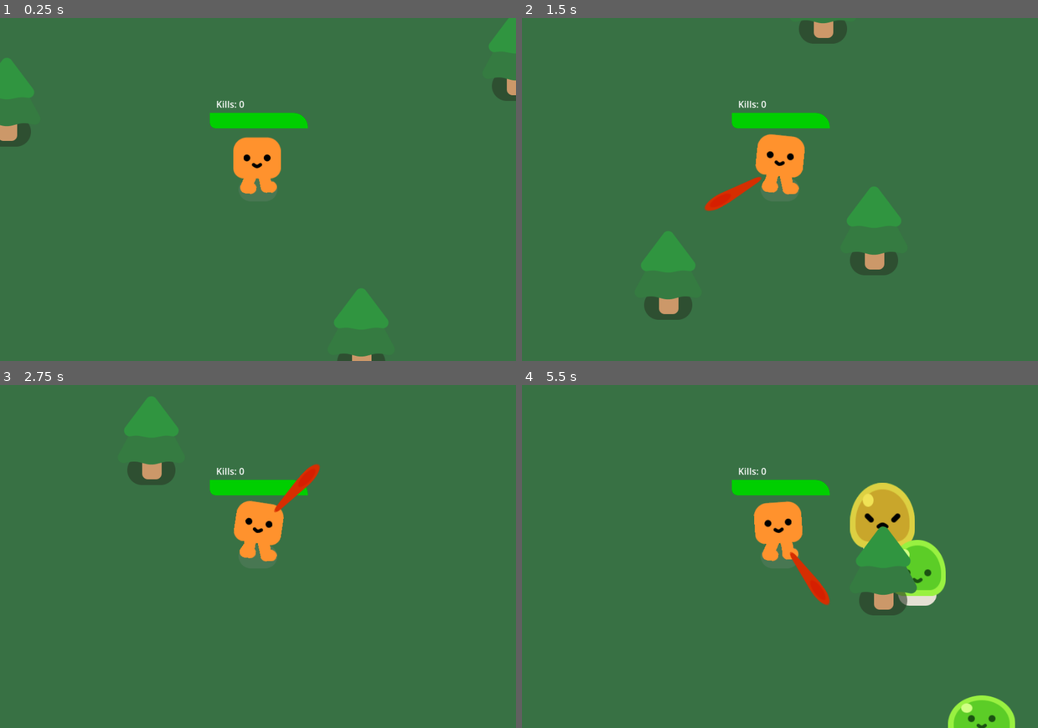
Above: before the commit, frames 1-4 (two rows, left to right).
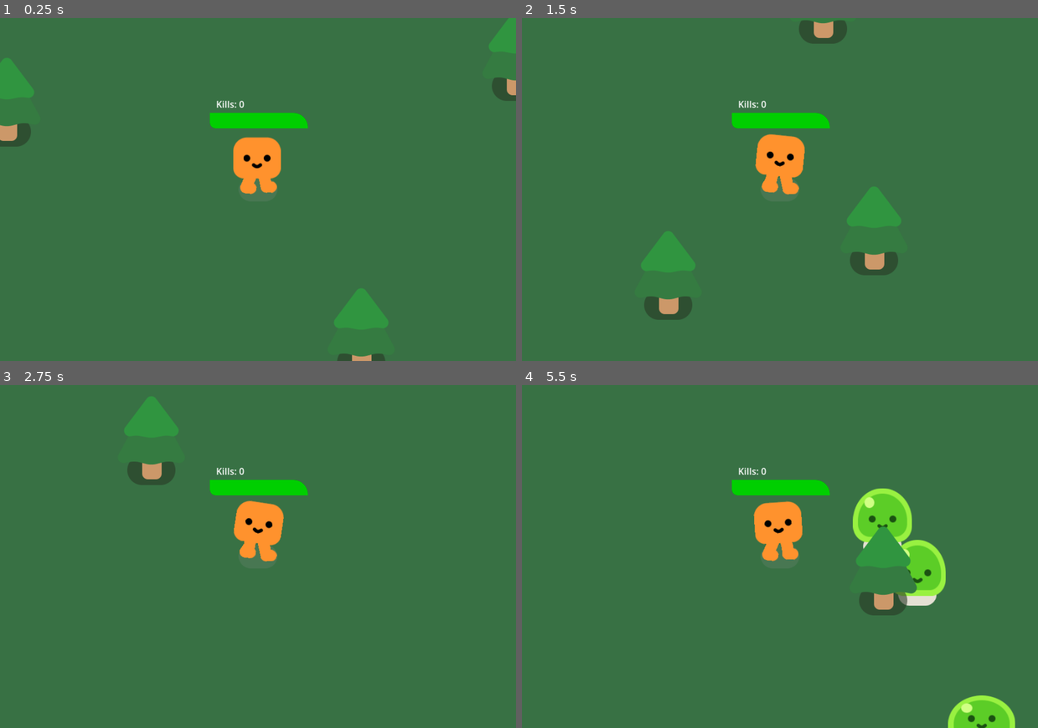
Above: after the commit, the same moments.

Repository: JoshWannaPaas/Survivors-Test
Game: Godot game, scene res://survivors_like.tscn
The game is run twice, just before and just after one commit, with the same random seed, the same clock (stepped at 60 frames per second) and the same inputs.
Inputs (mouse positions are in pixels of both pictures, inside the frame that each line leads up to):
- Up to frame 1 (0.25 s): no input
- Up to frame 2 (1.5 s): move the mouse to (893, 172) at 0.52 s; hold D (move_right) 0.53-1.28 s; hold Space (attack) 0.53-1.28 s; move the mouse to (676, 206) at 1.27 s; hold S (move_down) from 1.28 s (still down); tap Space (attack) at 1.35 s
- Up to frame 3 (2.75 s): move the mouse to (309, 481) at 2.02 s; release S (move_down) at 2.03 s; hold D (move_right) from 2.03 s (still down); hold Space (attack) from 2.03 s (still down)
- Up to frame 4 (5.5 s): move the mouse to (754, 625) at 2.77 s; release D (move_right) at 2.78 s; release Space (attack) at 2.78 s; hold W (move_up) 2.78-3.53 s; tap Space (attack) at 2.85, 4.35 s; move the mouse to (934, 607) at 3.52 s; hold Space (attack) 3.53-4.28 s; hold A (move_left) 3.53-5.03 s; move the mouse to (625, 505) at 4.27 s; move the mouse to (805, 556) at 5.02 s; hold S (move_down) from 5.03 s (still down); hold Space (attack) from 5.03 s (still down)

The runs differ from the first frame. In frame 1, less than 0.1% of the frame differs, in the area x 47-53%, y 39-44%; in frame 2, 0.4%; in frame 3, 0.4%; in frame 4, 2.2%, in the area x 47-77%, y 28-65%.

Commit message:
feat(gameplay): added stabbing combo

Diff:
--- a/player.gd
+++ b/player.gd
@@ -7,6 +7,7 @@
 @export var damage_rate: float = 10.0
 @export var killCount = 0
 var canAttack = true
+var test = 0
 
 
 func _process(delta: float) -> void:
@@ -19,14 +20,16 @@
 
 	if Input.is_action_pressed("attack"):
 		if canAttack:
-			canAttack = false
 			%WeaponCooldown.start()
+			print("Before attack: ", test)
 			const WEAPON = preload("res://sword.tscn")
 			var new_weapon = WEAPON.instantiate()
 			%WeaponAnchor.add_child(new_weapon)
+			print("After attack: ", test)
 			new_weapon.global_position = %WeaponAnchor.global_position
 			new_weapon.look_at(new_weapon.get_global_mouse_position())
 			new_weapon.set_rotation_degrees(new_weapon.get_rotation_degrees() + 90)
+			canAttack = false
 
 
 
@@ -46,4 +49,3 @@
 func _on_weapon_cooldown_timeout() -> void:
 	if canAttack == false:
 		canAttack = true
-		print("Can Attack!")
--- a/player.tscn
+++ b/player.tscn
@@ -69,6 +69,5 @@
 
 [node name="WeaponCooldown" type="Timer" parent="."]
 unique_name_in_owner = true
-wait_time = 0.25
 
 [connection signal="timeout" from="WeaponCooldown" to="." method="_on_weapon_cooldown_timeout"]
--- a/sword.gd
+++ b/sword.gd
@@ -1,8 +1,14 @@
 extends Area2D
+
+@onready var test = get_parent().get_parent().test
 
 func _ready() -> void:
 	var weaponAnim = %AnimationPlayer
-	weaponAnim.play("swing")
+	get_parent().get_parent().test += 1
+	if test % 2 == 0:
+		weaponAnim.play("swing")
+	else:
+		weaponAnim.play("stab")
 	await weaponAnim.animation_finished
 	queue_free()
 
--- a/sword.tscn
+++ b/sword.tscn
@@ -107,9 +107,63 @@
 "values": [-0.698132, 0.0, 0.698132]
 }
 
+[sub_resource type="Animation" id="Animation_5ov30"]
+resource_name = "stab"
+length = 0.2
+step = 0.02
+tracks/0/type = "value"
+tracks/0/imported = false
+tracks/0/enabled = true
+tracks/0/path = NodePath("Projectile:position")
+tracks/0/interp = 1
+tracks/0/loop_wrap = true
+tracks/0/keys = {
+"times": PackedFloat32Array(0, 0.1, 0.14, 0.18),
+"transitions": PackedFloat32Array(1, 1, 1, 1),
+"update": 0,
+"values": [Vector2(0, -75), Vector2(0, -125), Vector2(0, -130), Vector2(0, -125)]
+}
+tracks/1/type = "value"
+tracks/1/imported = false
+tracks/1/enabled = true
+tracks/1/path = NodePath("Projectile:rotation")
+tracks/1/interp = 1
+tracks/1/loop_wrap = true
+tracks/1/keys = {
+"times": PackedFloat32Array(0),
+"transitions": PackedFloat32Array(1),
+"update": 0,
+"values": [-1.57079]
+}
+tracks/2/type = "value"
+tracks/2/imported = false
+tracks/2/enabled = true
+tracks/2/path = NodePath("CollisionShape2D:position")
+tracks/2/interp = 1
+tracks/2/loop_wrap = true
+tracks/2/keys = {
+"times": PackedFloat32Array(0, 0.1, 0.14, 0.18),
+"transitions": PackedFloat32Array(1, 1, 1, 1),
+"update": 0,
+"values": [Vector2(0, -80), Vector2(0, -130), Vector2(0, -135), Vector2(0, -130)]
+}
+tracks/3/type = "value"
+tracks/3/imported = false
+tracks/3/enabled = true
+tracks/3/path = NodePath("CollisionShape2D:rotation")
+tracks/3/interp = 1
+tracks/3/loop_wrap = true
+tracks/3/keys = {
+"times": PackedFloat32Array(0),
+"transitions": PackedFloat32Array(1),
+"update": 0,
+"values": [0.0]
+}
+
 [sub_resource type="AnimationLibrary" id="AnimationLibrary_uu4vo"]
 _data = {
 "RESET": SubResource("Animation_517y2"),
+"stab": SubResource("Animation_5ov30"),
 "swing": SubResource("Animation_3itea")
 }
 
Binary file changed: characters/happy_boo/square_face.png
Not shown: 1 places in sword.tscn that only renumber resources
